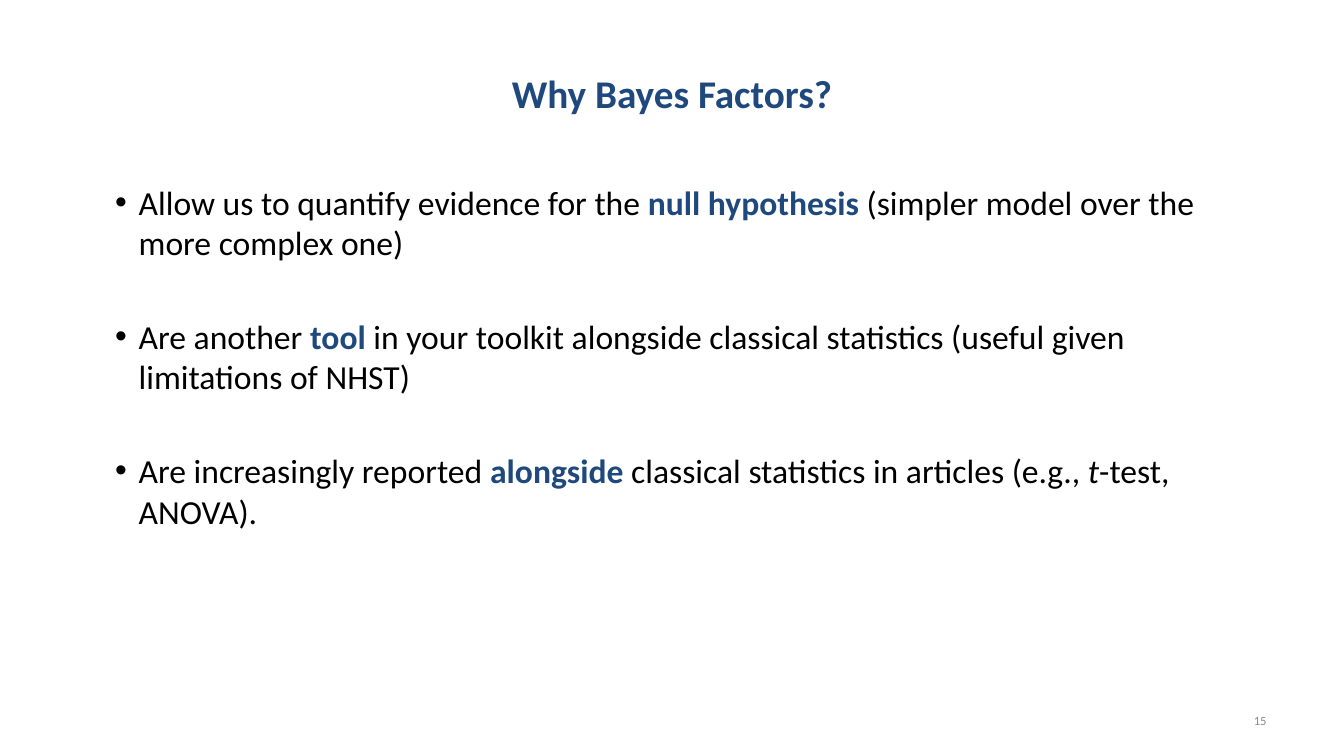
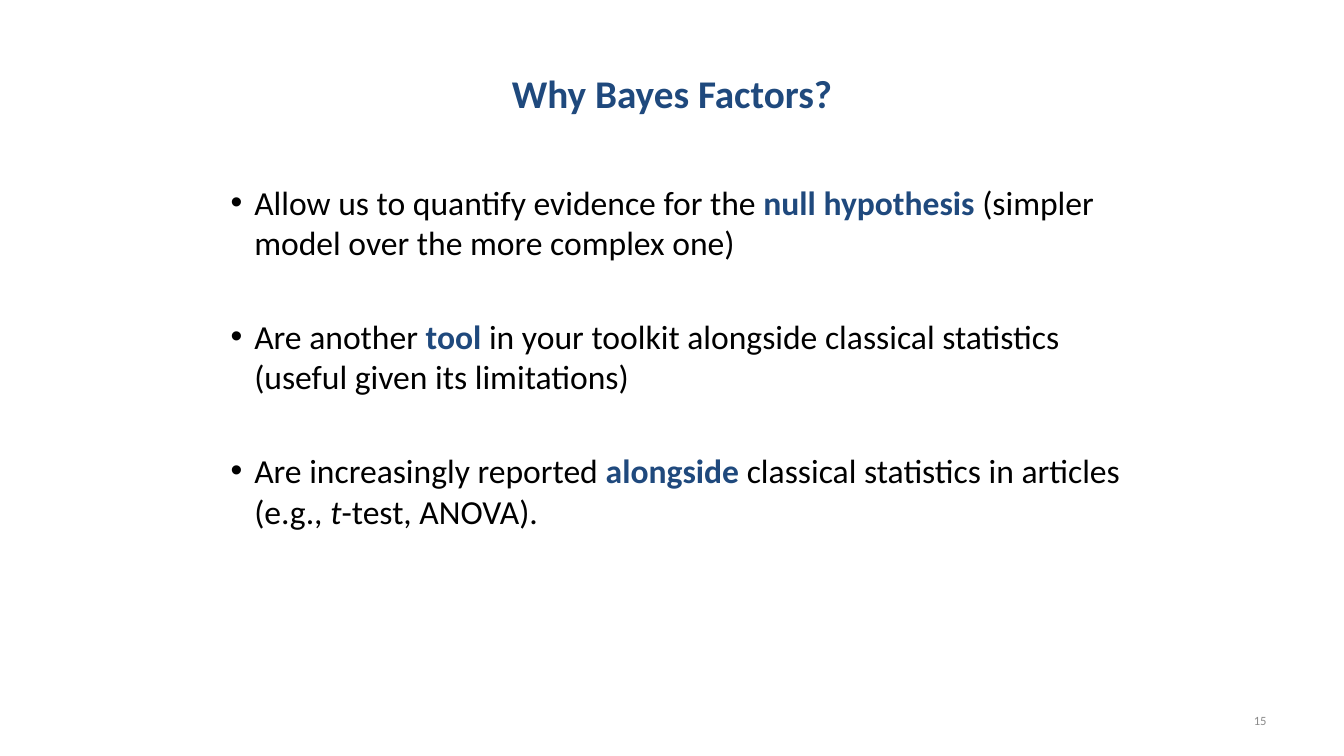
Before and after one commit to chrisjberry/datafluencyCB, a slide deck: slide 15 of docs/slides/PSYC753_Chris2.pptx. Drawn at 1344x756 pixels with LibreOffice and Linux fonts; fonts in the diff are those of the drawing. Boxes give left, top, right and bottom in pixels: in the first picture for what was removed or moved away, otherwise in the second. Text is boxed around its words. In the diff, an @@ line names an element or a change of style, - is before the commit and + after.

```diff
--- a/docs/slides/PSYC753_Chris2.pptx
+++ b/docs/slides/PSYC753_Chris2.pptx
@@ text "Allow us to quantify evidence ...": place and size @@
-text "Allow us to quantify evidence ..." at (139, 190, 1194, 529)
+text "Allow us to quantify evidence ..." at (254, 190, 1120, 530)
@@ text at (254, 325, 1059, 395): text changed @@
-  • Are another tool in your toolkit alongside classical statistics (useful given limitations of NHST)
+  • Are another tool in your toolkit alongside classical statistics (useful given its limitations)
```
Also in this commit, not shown: 10 other slides changed, 1 other file.
